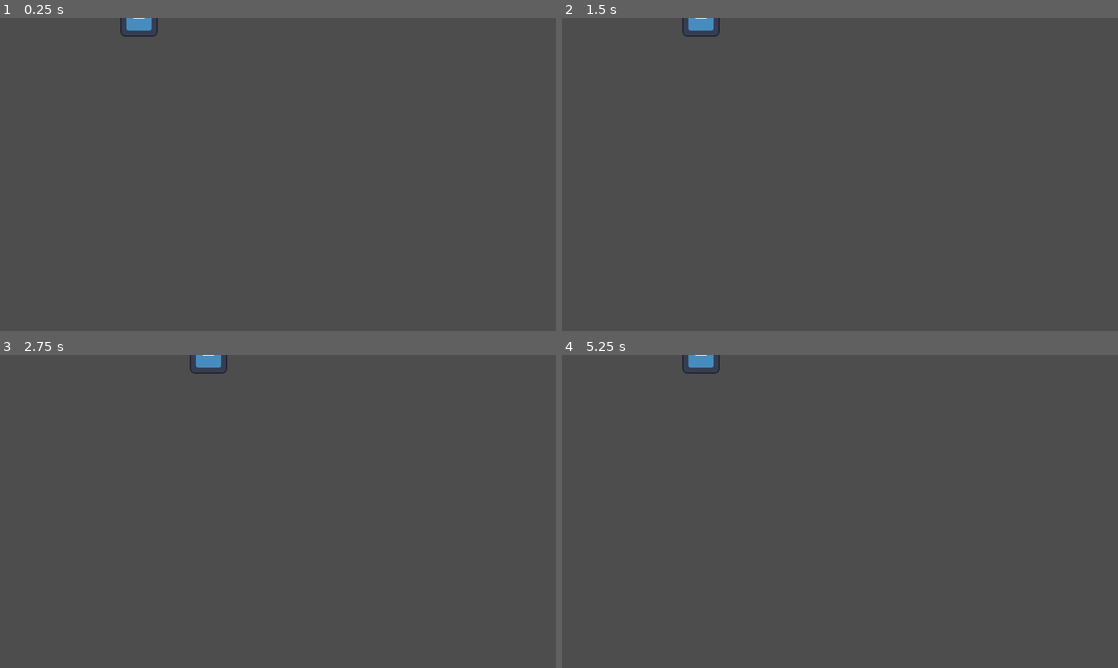
Above: before the commit, frames 1-4 (two rows, left to right).
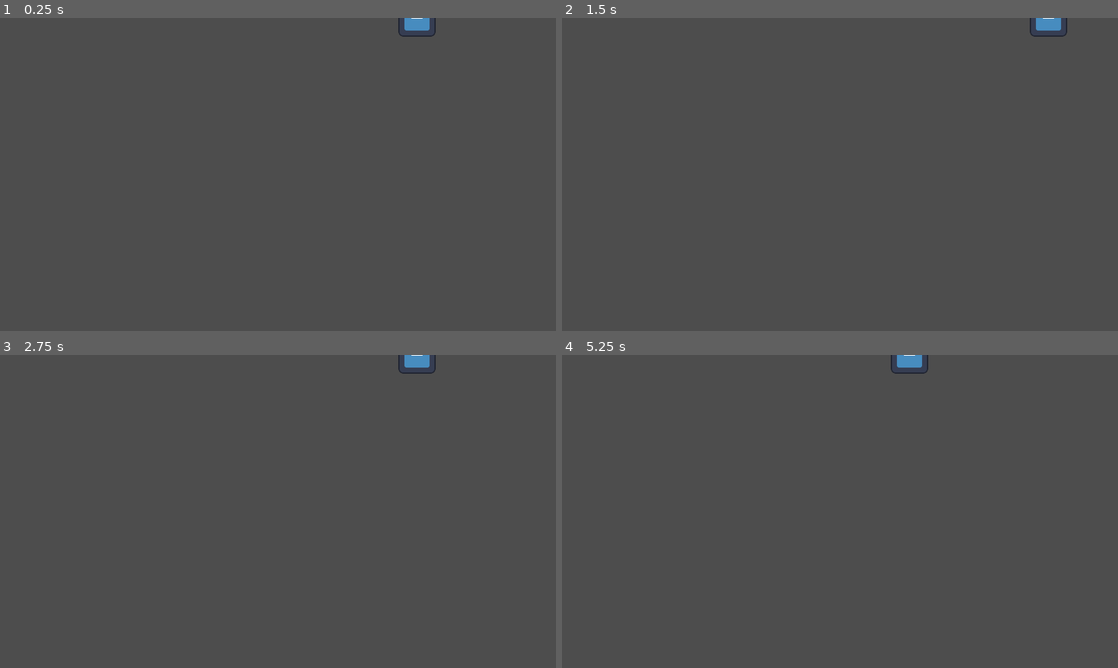
Above: after the commit, the same moments.

Repository: NymmkTheMink/Duo-Ling
Game: Godot game, scene res://game_modes/sort/ling_ling.tscn
Two runs of this game, one before a commit and one after it. Both use one fixed random seed, a clock stepped at 60 frames per second and the inputs below. The project has no main scene, so this scene is started directly. The engine's default icon, where the game draws it, is replaced by a stand-in: a white triangle on a blue panel in a dark square.
Inputs:
- Up to frame 1 (0.25 s): no input
- Up to frame 2 (1.5 s): tap Enter at 0.5 s; hold D (right_P1) 0.53-1.28 s; tap Left (left_P2) at 0.6 s; tap Right (right_P2) at 0.8, 1.35 s; tap Space at 1.25 s; hold A (left_P1) from 1.28 s (still down)
- Up to frame 3 (2.75 s): tap Left (left_P2) at 1.55, 2.1 s; tap Enter at 2 s; release A (left_P1) at 2.03 s; hold D (right_P1) from 2.03 s (still down); tap Right (right_P2) at 2.3 s
- Up to frame 4 (5.25 s): tap Space at 2.75, 4.25 s; tap Right (right_P2) at 2.85, 3.8, 4.35 s; tap Left (left_P2) at 3.05, 3.6, 4.55, 5.1 s; tap Enter at 3.5 s; release D (right_P1) at 3.53 s; hold A (left_P1) from 3.53 s (still down)

The runs differ from the first frame. In frame 1, 0.5% of the frame differs, in the area x 21-79%, y 0-6%; in frame 2, 0.5%; in frame 3, 0.5%; in frame 4, 0.5%.

Commit message:
changed to p2 and changed color

Diff:
--- a/game_modes/sort/ling_ling.gd
+++ b/game_modes/sort/ling_ling.gd
@@ -2,9 +2,9 @@
 
 
 var current_pos: int
-var pos_1: float = 240.0
-var pos_2: float = 480.0
-var pos_3: float = 720.0
+var pos_1: float = 1200.0
+var pos_2: float = 1440.0
+var pos_3: float = 1680.0
 
 
 func _ready() -> void:
@@ -13,6 +13,7 @@
 
 
 func _physics_process(delta: float) -> void:
+	# sets player position to current position
 	if current_pos == 1:
 		position.x = pos_1
 	elif current_pos == 2:
@@ -20,9 +21,10 @@
 	else:
 		position.x = pos_3
 
-	if Input.is_action_just_pressed("left_P1"):
+	# changes the position when the player moves
+	if Input.is_action_just_pressed("left_P2"):
 		if current_pos != 1:
 			current_pos -= 1
-	elif Input.is_action_just_pressed("right_P1"):
+	elif Input.is_action_just_pressed("right_P2"):
 		if current_pos != 3:
 			current_pos += 1
